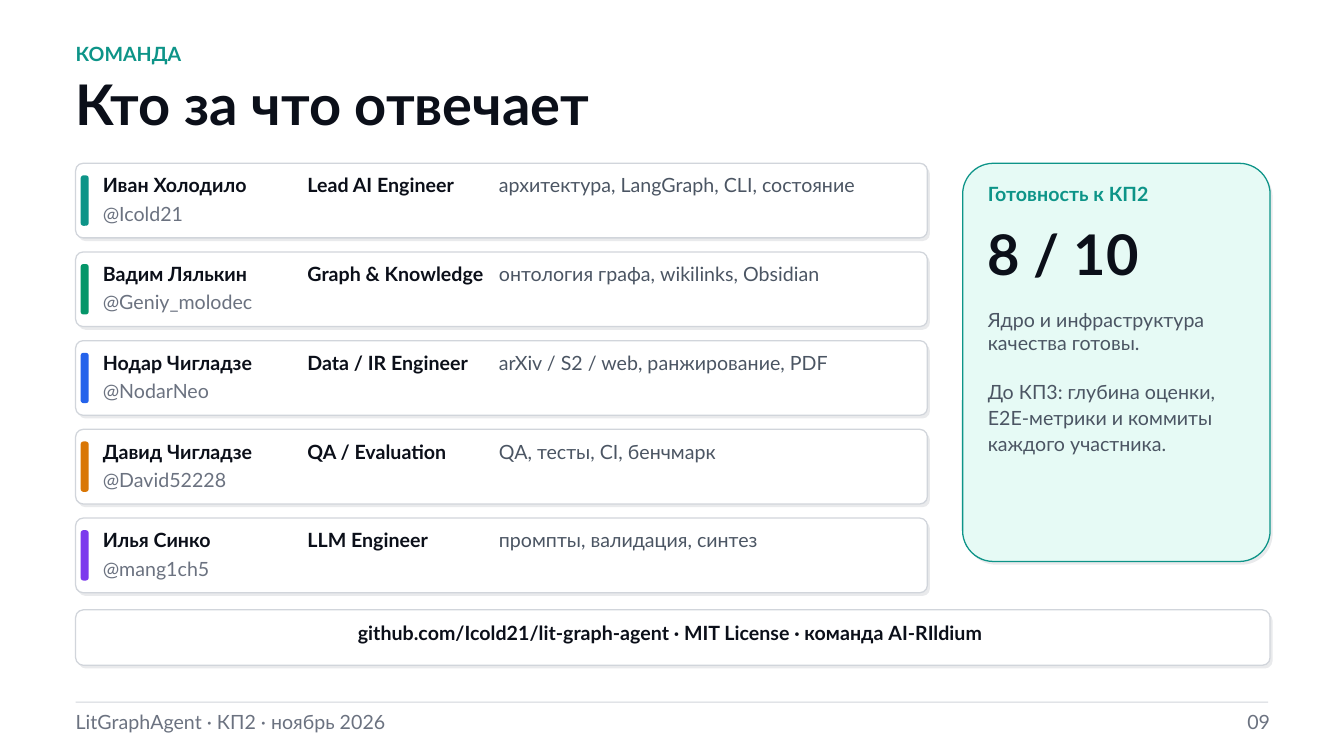
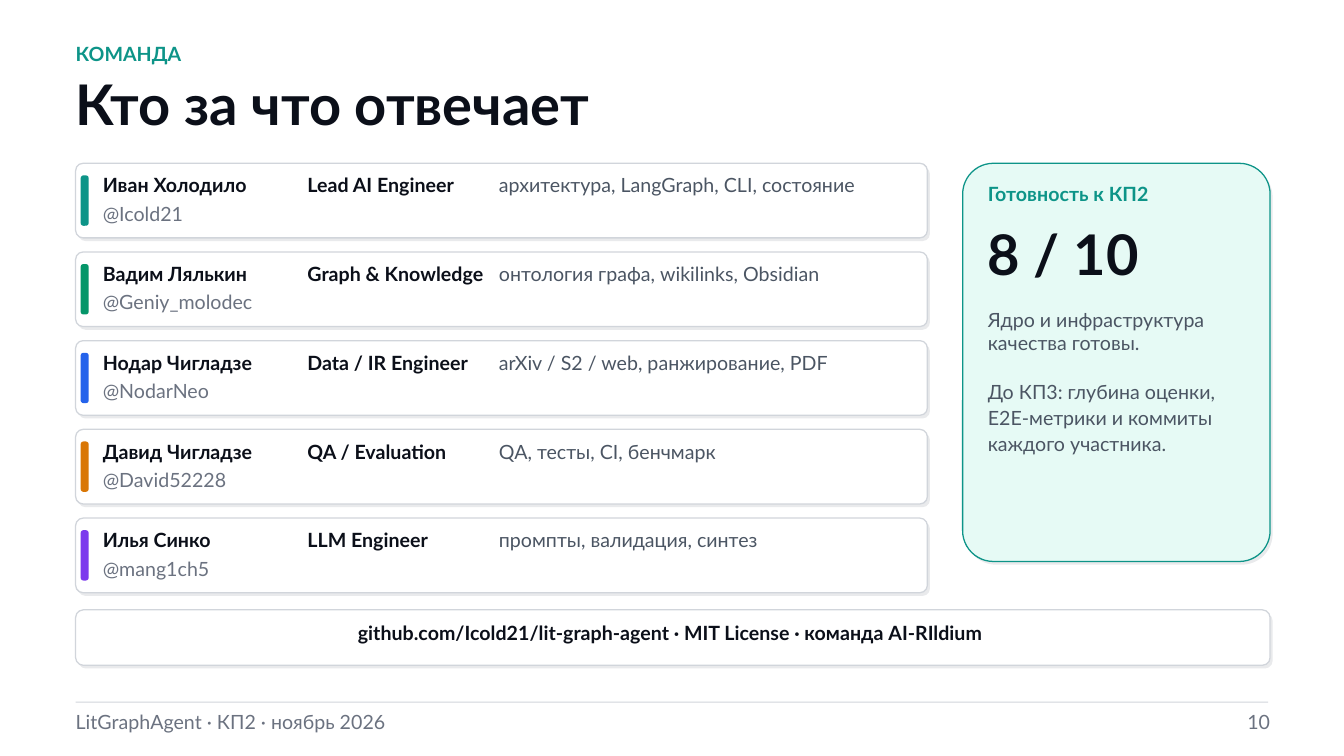
Before and after one commit to Icold21/lit-graph-agent, a slide deck: slide 10 of docs/kp2/kp2_presentation_kp1_style.pptx (slide 9 before the commit). Drawn at 1344x756 pixels with LibreOffice and Linux fonts; fonts in the diff are those of the drawing; background and template pictures are left out. Boxes give left, top, right and bottom in pixels: in the first picture for what was removed or moved away, otherwise in the second. Text is boxed around its words. In the diff, an @@ line names an element or a change of style, - is before the commit and + after.

```diff
--- a/docs/kp2/kp2_presentation_kp1_style.pptx
+++ b/docs/kp2/kp2_presentation_kp1_style.pptx
@@ text at (1247,715,1270,729): text changed @@
-09
+10
```
Also in this commit, not shown: 1 other slide changed, 1 slide added, 4 other files.
